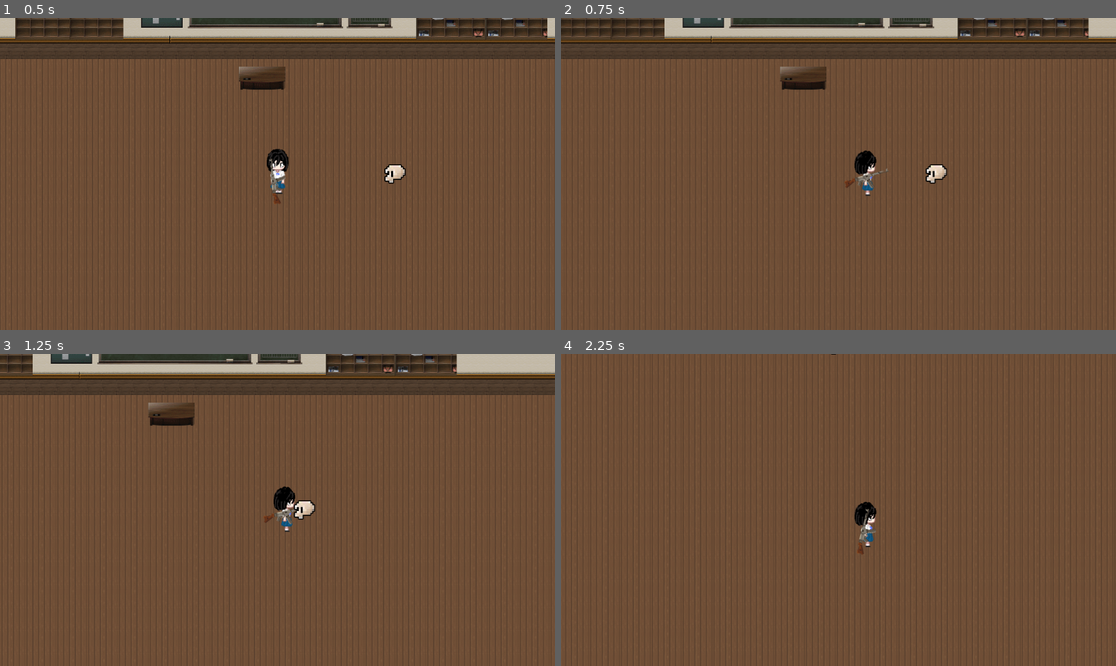
Above: before the commit, frames 1-4 (two rows, left to right).
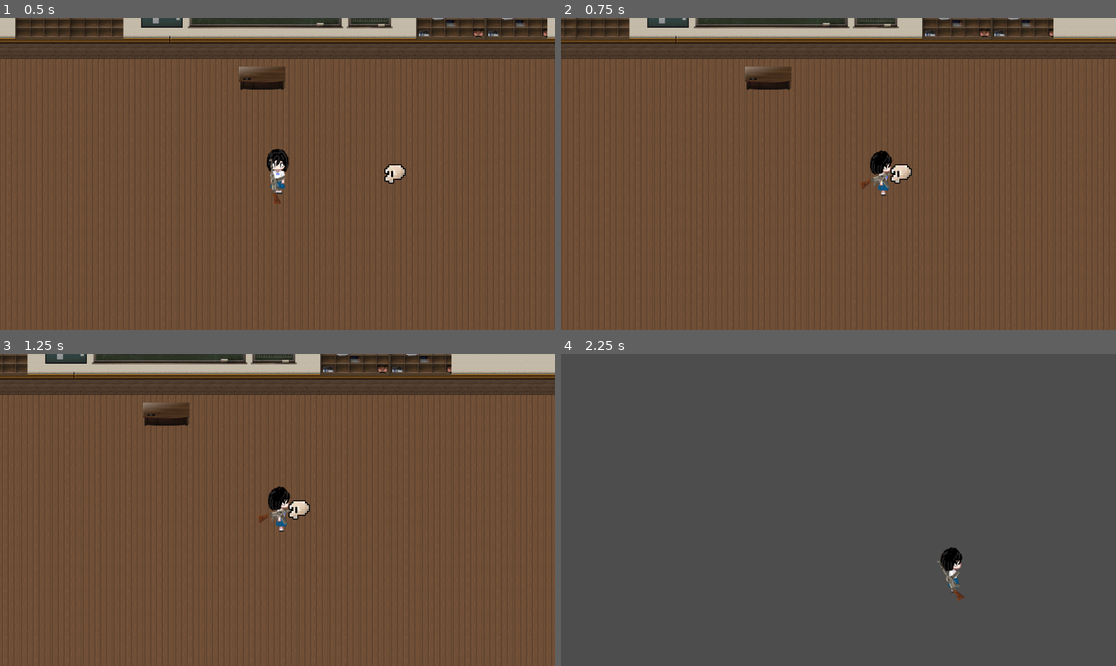
Above: after the commit, the same moments.

Repository: Nothaigroup/real-game
Game: Godot game, scene res://world.tscn
The game is run twice, just before and just after one commit, with the same random seed, the same clock (stepped at 60 frames per second) and the same inputs.
Inputs (mouse positions are in pixels of both pictures, inside the frame that each line leads up to):
- Up to frame 1 (0.5 s): no input
- Up to frame 2 (0.75 s): tap Enter at 0.5 s; move the mouse to (960, 158) at 0.52 s; hold Right (ui_right) from 0.53 s (still down)
- Up to frame 3 (1.25 s): keep holding Right (ui_right)
- Up to frame 4 (2.25 s): move the mouse to (727, 525) at 1.27 s; release Right (ui_right) at 1.28 s; hold Down (ui_down) 1.28-2.03 s; move the mouse to (894, 441) at 2.02 s; hold Right (ui_right) from 2.03 s (still down)

Frame 1 is identical in both runs. In frame 2, 7.8% of the frame differs, in the area x 0-99%, y 0-100%; in frame 3, 1.6%; in frame 4, 100%, in the area x 0-100%, y 0-100%.

Commit message:
speed up
yes

Diff:
--- a/gdscript/CharacterBody2D.gd
+++ b/gdscript/CharacterBody2D.gd
@@ -1,6 +1,6 @@
 extends CharacterBody2D
 
-@export var speed = 500
+@export var speed = 2000
 @onready var animation = $AnimationPlayer
 
 func handleInput():
